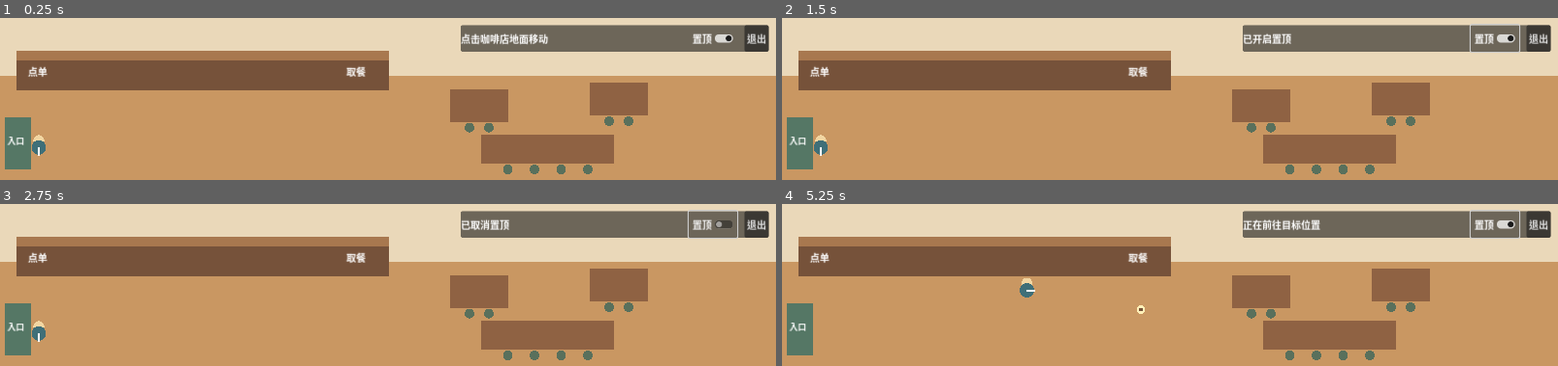
Above: before the commit, frames 1-4 (two rows, left to right).
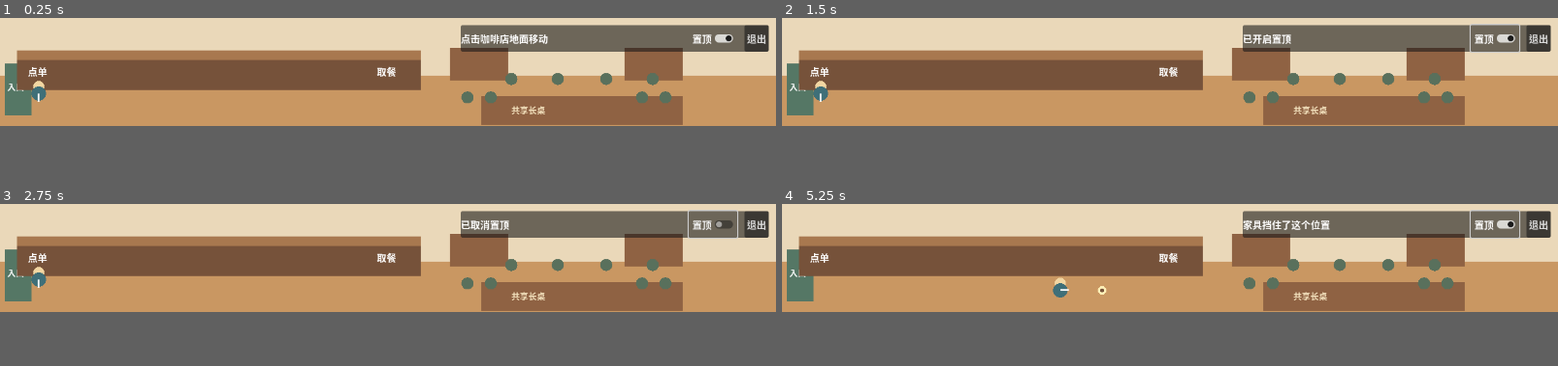
Above: after the commit, the same moments.

Repository: wtfllix/coffee-time
Game: Godot game, scene res://scenes/main.tscn
Two runs of this game, one before a commit and one after it. Both use one fixed random seed, a clock stepped at 60 frames per second and the inputs below.
Inputs (mouse positions are in pixels of both pictures, inside the frame that each line leads up to):
- Up to frame 1 (0.25 s): no input
- Up to frame 2 (1.5 s): click "置顶" at 0.5 s; click "置顶" at 1.25 s
- Up to frame 3 (2.75 s): click "置顶" at 2 s
- Up to frame 4 (5.25 s): tap Enter at 2.75 s; move the mouse to (1170, 285) at 2.77 s; click (1170, 285) at 2.92 s; move the mouse to (1014, 293) at 3.52 s; click (1014, 293) at 3.67 s; move the mouse to (1247, 249) at 4.27 s; click (1247, 249) at 4.42 s; move the mouse to (1131, 317) at 5.02 s; click (1131, 317) at 5.17 s
The window is 800x168 before the commit and 800x112 after it. Grey fills any space a smaller window leaves; there, only what the larger window draws over its background counts as a difference.

The runs differ from the first frame. In frame 1, 16% of the frame differs, in the area x 0-99%, y 9-97%; in frame 2, 16%; in frame 3, 16%; in frame 4, 16%, in the area x 0-99%, y 4-97%.

Commit message:
fix: improve desktop preview and cafe navigation

Diff:
--- a/project.godot
+++ b/project.godot
@@ -17,7 +17,7 @@
 window/size/resizable=false
 window/size/borderless=true
 window/size/always_on_top=true
-window/stretch/mode="canvas_items"
+window/stretch/mode="disabled"
 
 [rendering]
 
--- a/scripts/cafe/cafe_prototype.gd
+++ b/scripts/cafe/cafe_prototype.gd
@@ -163,7 +163,8 @@
 	pathfinder.region = Rect2i(Vector2i.ZERO, grid_dimensions)
 	pathfinder.cell_size = Vector2(GRID_SIZE, GRID_SIZE)
 	pathfinder.offset = Vector2(GRID_SIZE * 0.5, GRID_SIZE * 0.5)
-	pathfinder.diagonal_mode = AStarGrid2D.DIAGONAL_MODE_NEVER
+	# 允许八方向移动，但只有相邻正交格都可通行时才能斜穿，防止切过家具角落。
+	pathfinder.diagonal_mode = AStarGrid2D.DIAGONAL_MODE_ONLY_IF_NO_OBSTACLES
 	pathfinder.update()
 
 	for y in range(grid_dimensions.y):
@@ -173,6 +174,12 @@
 			var outside_floor := point.y < 112.0 or point.y > size.y - 18.0
 			if outside_floor or _is_inside_obstacle(point):
 				pathfinder.set_point_solid(cell, true)
+
+	# 座椅是可交互落点，不应继承桌子扩展障碍造成“家具阻挡”。
+	for seat_point in _get_seat_points():
+		var seat_cell := _world_to_cell(seat_point)
+		if _is_cell_in_bounds(seat_cell):
+			pathfinder.set_point_solid(seat_cell, false)
 
 
 func _request_path(clicked_position: Vector2) -> void:
@@ -239,11 +246,16 @@
 		_request_path_with_context(approach, &"pickup", -1)
 		return true
 
-	var table_rects := _get_table_rects()
 	var seat_points := _get_seat_points()
 	for index in range(seat_points.size()):
-		if table_rects[index].grow(18.0).has_point(clicked_position):
+		var seat_zone := Rect2(seat_points[index] - Vector2(18.0, 18.0), Vector2(36.0, 36.0))
+		if seat_zone.has_point(clicked_position):
 			_request_path_with_context(seat_points[index], &"seat", index)
+			return true
+
+	for table_rect in _get_table_rects():
+		if table_rect.has_point(clicked_position):
+			status_changed.emit(tr("请点击桌边的绿色椅子入座"))
 			return true
 
 	return false
@@ -264,10 +276,10 @@
 func _update_facing_direction(difference: Vector2) -> void:
 	if difference == Vector2.ZERO:
 		return
-	if absf(difference.x) > absf(difference.y):
-		facing_direction = Vector2.RIGHT if difference.x > 0.0 else Vector2.LEFT
-	else:
-		facing_direction = Vector2.DOWN if difference.y > 0.0 else Vector2.UP
+	# 将任意移动角度吸附到 45 度间隔，得到上、下、左、右和四个斜向。
+	var direction_step := PI / 4.0
+	var snapped_angle := roundf(difference.angle() / direction_step) * direction_step
+	facing_direction = Vector2.from_angle(snapped_angle).normalized()
 
 
 func _world_to_cell(world_position: Vector2) -> Vector2i:
@@ -293,24 +305,37 @@
 
 
 func _get_counter_rect() -> Rect2:
-	return Rect2(28.0, 54.0, size.x * 0.48, 66.0)
+	return Rect2(28.0, 54.0, size.x * 0.52, 66.0)
 
 
 func _get_table_rects() -> Array[Rect2]:
+	var small_table_width := clampf(size.x * 0.075, 96.0, 144.0)
+	var shared_table_width := clampf(size.x * 0.26, 260.0, 500.0)
 	return [
-		Rect2(size.x * 0.58, size.y * 0.44, 96.0, 54.0),
-		Rect2(size.x * 0.76, size.y * 0.40, 96.0, 54.0),
-		Rect2(size.x * 0.62, size.y * 0.72, 220.0, 48.0),
+		Rect2(size.x * 0.58, size.y * 0.28, small_table_width, 54.0),
+		Rect2(size.x * 0.88 - small_table_width, size.y * 0.28, small_table_width, 54.0),
+		Rect2(size.x * 0.62, size.y * 0.72, shared_table_width, 48.0),
 	]
 
 
 func _get_seat_points() -> Array[Vector2]:
-	var points: Array[Vector2] = []
-	for table_rect in _get_table_rects():
-		var below_table := Vector2(table_rect.get_center().x, table_rect.end.y + 30.0)
-		var above_table := Vector2(table_rect.get_center().x, table_rect.position.y - 26.0)
-		# 共享长桌靠近画面底部，因此使用上侧座位，避免目标落到窗口外。
-		points.append(above_table if below_table.y > size.y - 24.0 else below_table)
+	var table_rects := _get_table_rects()
+	var first_table := table_rects[0]
+	var second_table := table_rects[1]
+	var shared_table := table_rects[2]
+	var points: Array[Vector2] = [
+		Vector2(first_table.position.x + first_table.size.x * 0.3, first_table.end.y + 28.0),
+		Vector2(first_table.position.x + first_table.size.x * 0.7, first_table.end.y + 28.0),
+		Vector2(second_table.position.x + second_table.size.x * 0.3, second_table.end.y + 28.0),
+		Vector2(second_table.position.x + second_table.size.x * 0.7, second_table.end.y + 28.0),
+	]
+
+	# 共享长桌靠近画面底部，四个座位沿上侧排开，确保所有落点都在窗口内。
+	for ratio in [0.15, 0.38, 0.62, 0.85]:
+		points.append(Vector2(
+			shared_table.position.x + shared_table.size.x * ratio,
+			shared_table.position.y - 28.0
+		))
 	return points
 
 
@@ -349,16 +374,22 @@
 	_draw_table(table_rects[0], false)
 	_draw_table(table_rects[1], false)
 	_draw_table(table_rects[2], true)
+	for seat_point in _get_seat_points():
+		draw_circle(seat_point, 10.0, COLOR_CHAIR)
 
 
 func _draw_table(table_rect: Rect2, shared: bool) -> void:
 	draw_rect(table_rect, COLOR_TABLE)
-	var chair_count := 4 if shared else 2
-	for index in range(chair_count):
-		var ratio := float(index + 1) / float(chair_count + 1)
-		var chair_x := table_rect.position.x + table_rect.size.x * ratio
-		var chair_y := table_rect.end.y + 10.0
-		draw_circle(Vector2(chair_x, chair_y), 8.0, COLOR_CHAIR)
+	if shared:
+		draw_string(
+			ThemeDB.fallback_font,
+			table_rect.position + Vector2(50.0, 30.0),
+			tr("共享长桌"),
+			HORIZONTAL_ALIGNMENT_LEFT,
+			-1.0,
+			14,
+			COLOR_DRINK
+		)
 
 
 func _draw_order_visuals() -> void:
--- a/scripts/core/main.gd
+++ b/scripts/core/main.gd
@@ -28,6 +28,7 @@
 var toolbar: Control
 var order_controller: OrderController
 var order_panel: OrderPanel
+var running_embedded: bool = false
 
 
 func _ready() -> void:
@@ -38,6 +39,12 @@
 ## 根据当前显示器的“可用矩形”设置窗口，因此不会覆盖 Windows 任务栏。
 func _configure_desktop_window() -> void:
 	var window := get_window()
+	running_embedded = window.is_embedded()
+	if running_embedded:
+		# Godot 编辑器的嵌入预览不支持移动、置顶和禁用缩放。
+		# 跳过这些原生窗口操作，避免初学者看到与项目无关的报错。
+		return
+
 	var screen_index := window.current_screen
 	var usable_rect := DisplayServer.screen_get_usable_rect(screen_index)
 	var target_height := maxi(180, roundi(usable_rect.size.y * DEFAULT_HEIGHT_RATIO))
@@ -94,10 +101,17 @@
 	order_panel.cancelled.connect(_on_order_cancelled)
 	cafe.set_order_state(order_controller.get_state_name())
 
+	if running_embedded:
+		toolbar.set_topmost_available(false)
+		toolbar.set_status(tr("当前为编辑器嵌入预览；请切换为浮动窗口测试桌面停靠"))
+
 
 ## 接收方：res://scripts/ui/prototype_toolbar.gd
 ## enabled 为 true 时，咖啡店覆盖普通窗口；false 时允许其他应用盖住它。
 func _on_always_on_top_changed(enabled: bool) -> void:
+	if running_embedded:
+		toolbar.set_status(tr("嵌入预览不支持置顶；请使用浮动窗口运行"))
+		return
 	get_window().always_on_top = enabled
 	toolbar.set_status(tr("已开启置顶") if enabled else tr("已取消置顶"))
 
--- a/scripts/ui/prototype_toolbar.gd
+++ b/scripts/ui/prototype_toolbar.gd
@@ -13,6 +13,7 @@
 signal quit_requested
 
 var status_label: Label
+var topmost_toggle: CheckButton
 
 
 func _ready() -> void:
@@ -23,6 +24,18 @@
 func set_status(message: String) -> void:
 	if is_instance_valid(status_label):
 		status_label.text = message
+
+
+## 嵌入编辑器预览时禁用置顶按钮，避免触发原生窗口限制错误。
+func set_topmost_available(available: bool) -> void:
+	if not is_instance_valid(topmost_toggle):
+		return
+	topmost_toggle.disabled = not available
+	topmost_toggle.tooltip_text = (
+		tr("关闭后，其他窗口可以覆盖咖啡店")
+		if available
+		else tr("编辑器嵌入预览不支持置顶，请切换为浮动窗口")
+	)
 
 
 func _build_controls() -> void:
@@ -36,7 +49,7 @@
 	status_label.vertical_alignment = VERTICAL_ALIGNMENT_CENTER
 	row.add_child(status_label)
 
-	var topmost_toggle := CheckButton.new()
+	topmost_toggle = CheckButton.new()
 	topmost_toggle.text = tr("置顶")
 	topmost_toggle.button_pressed = true
 	topmost_toggle.tooltip_text = tr("关闭后，其他窗口可以覆盖咖啡店")
--- /dev/null
+++ b/tests/test_cafe_layout.gd
@@ -0,0 +1,41 @@
+extends SceneTree
+
+## 1920×1080 显示器下的咖啡店布局测试。
+## 窗口高度按计划取约 25%，因此测试画布为 1920×270。
+
+const CafePrototypeScript := preload("res://scripts/cafe/cafe_prototype.gd")
+
+var failure_count: int = 0
+
+
+func _init() -> void:
+	var cafe: Control = CafePrototypeScript.new()
+	cafe.set_size(Vector2(1920.0, 270.0))
+	root.add_child(cafe)
+	cafe._rebuild_layout()
+
+	var table_rects: Array[Rect2] = cafe._get_table_rects()
+	var seat_points: Array[Vector2] = cafe._get_seat_points()
+	_check(table_rects.size() == 3, "layout has three tables")
+	_check(seat_points.size() == 8, "layout exposes eight seats")
+	_check(table_rects[1].end.x > 1600.0, "right table uses the 1920px width")
+
+	var start_cell: Vector2i = cafe._world_to_cell(cafe.player_position)
+	for index in range(seat_points.size()):
+		var seat_cell: Vector2i = cafe._world_to_cell(seat_points[index])
+		_check(not cafe.pathfinder.is_point_solid(seat_cell), "seat %d is not solid" % index)
+		var path: PackedVector2Array = cafe.pathfinder.get_point_path(start_cell, seat_cell)
+		_check(not path.is_empty(), "seat %d is reachable from entrance" % index)
+
+	if failure_count > 0:
+		quit(1)
+		return
+	print("[PASS] 1920x270 layout uses the width and all eight seats are reachable.")
+	quit(0)
+
+
+func _check(condition: bool, description: String) -> void:
+	if condition:
+		return
+	push_error("[FAIL] %s" % description)
+	failure_count += 1
Not shown, changed: DECISIONS.md
Not shown, changed: PLAN.md
Not shown, changed: PROGRESS.md
Not shown, changed: README.md
Not shown, changed: STRUCTURE.md
Not shown, changed: tests/static_check.sh
